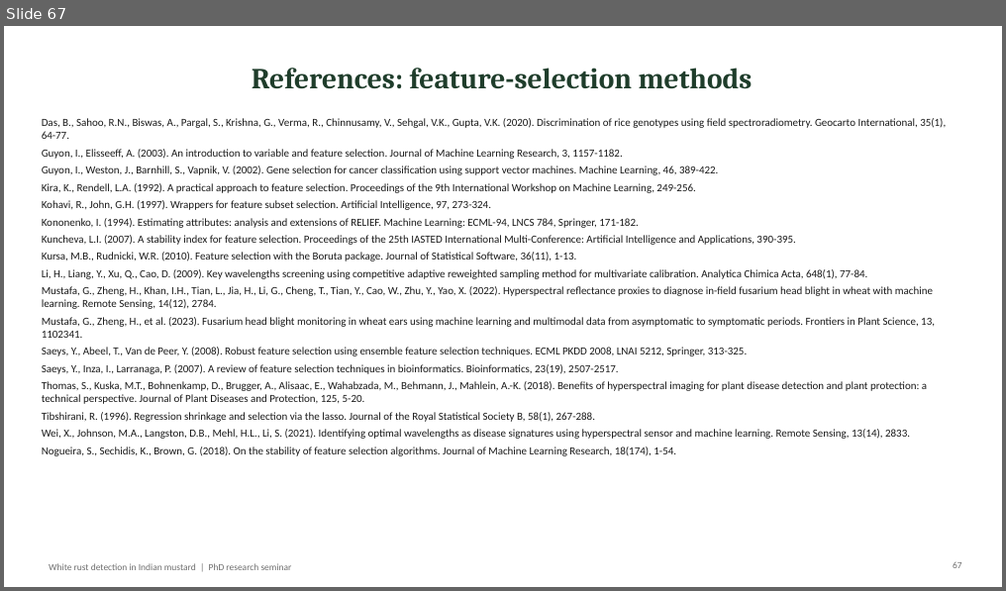
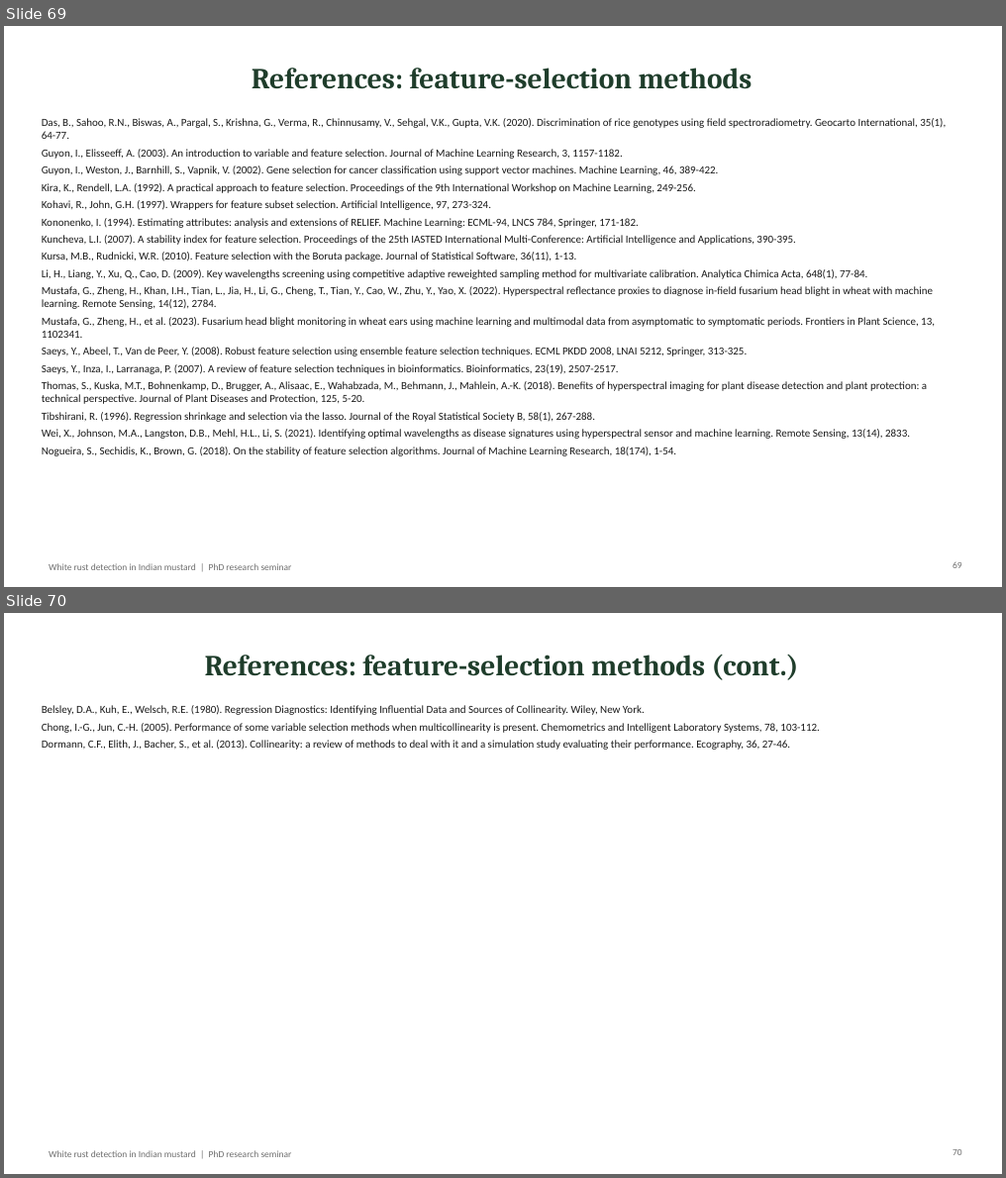
Before and after one commit to animesh809359-afk/sonu, a slide deck: white_rust_analysis/outputs/WhiteRust_Mustard_PhD_Seminar.pptx. Shown one above the other, each under a label of ours: slide 67 before the commit, slides 69 and 70 after it. The pictures are 1006x591 and 1006x1178 pixels, drawn with LibreOffice and Linux fonts; fonts in the diff are those of the drawing. Boxes give left, top, right and bottom in pixels: in the first picture for what was removed or moved away, otherwise in the second. Text is boxed around its words. In the diff, an @@ line names an element or a change of style, - is before the commit and + after.

```diff
--- a/white_rust_analysis/outputs/WhiteRust_Mustard_PhD_Seminar.pptx
+++ b/white_rust_analysis/outputs/WhiteRust_Mustard_PhD_Seminar.pptx
@@ slide 70 added at (4, 613, 1002, 1174), background #FFFFFF; not listed: 1 template element that a slide beside it also shows @@
@@ title added at (205, 654, 799, 680), 28 pt, text #1F3D2B, bold @@
+References: feature-selection methods (cont.)
@@ text added at (42, 705, 819, 750), 10.5 pt, text #1A1A1A @@
+Belsley, D.A., Kuh, E., Welsch, R.E. (1980). Regression Diagnostics: Identifying Influential Data and Sources of Collinearity. Wiley, New York.
+Chong, I.-G., Jun, C.-H. (2005). Performance of some variable selection methods when multicollinearity is present. Chemometrics and Intelligent Laboratory Systems, 78, 103-112.
+Dormann, C.F., Elith, J., Bacher, S., et al. (2013). Collinearity: a review of methods to deal with it and a simulation study evaluating their performance. Ecography, 36, 27-46.
@@ page number added at (952, 1150, 962, 1156), 9 pt, text #6E6E6E @@
+70
@@ what was slide 67 is now slide 69 @@
```
Also in this commit, not shown: 10 slides changed, 2 other slides added, 13 other files.
